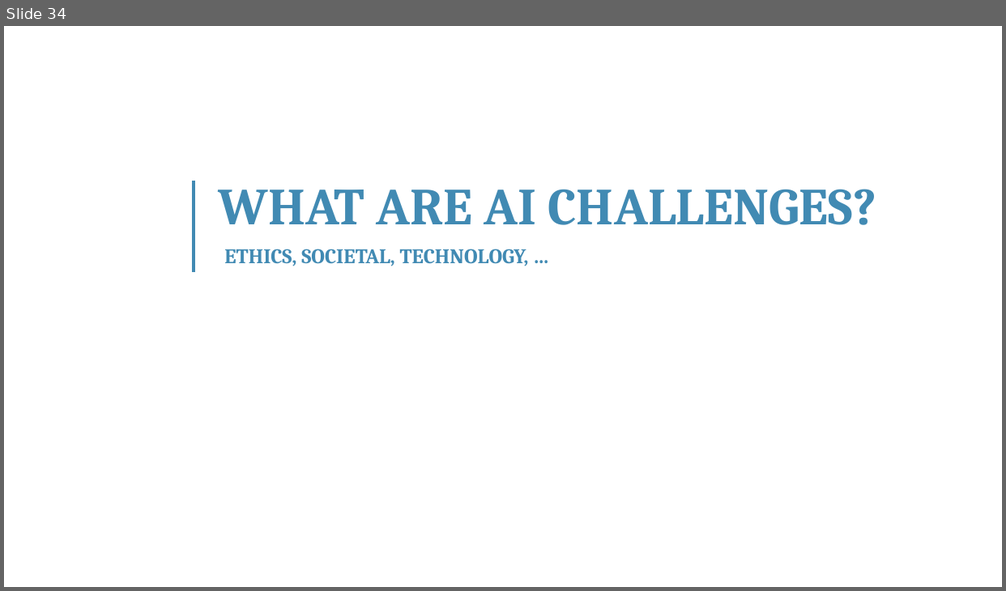
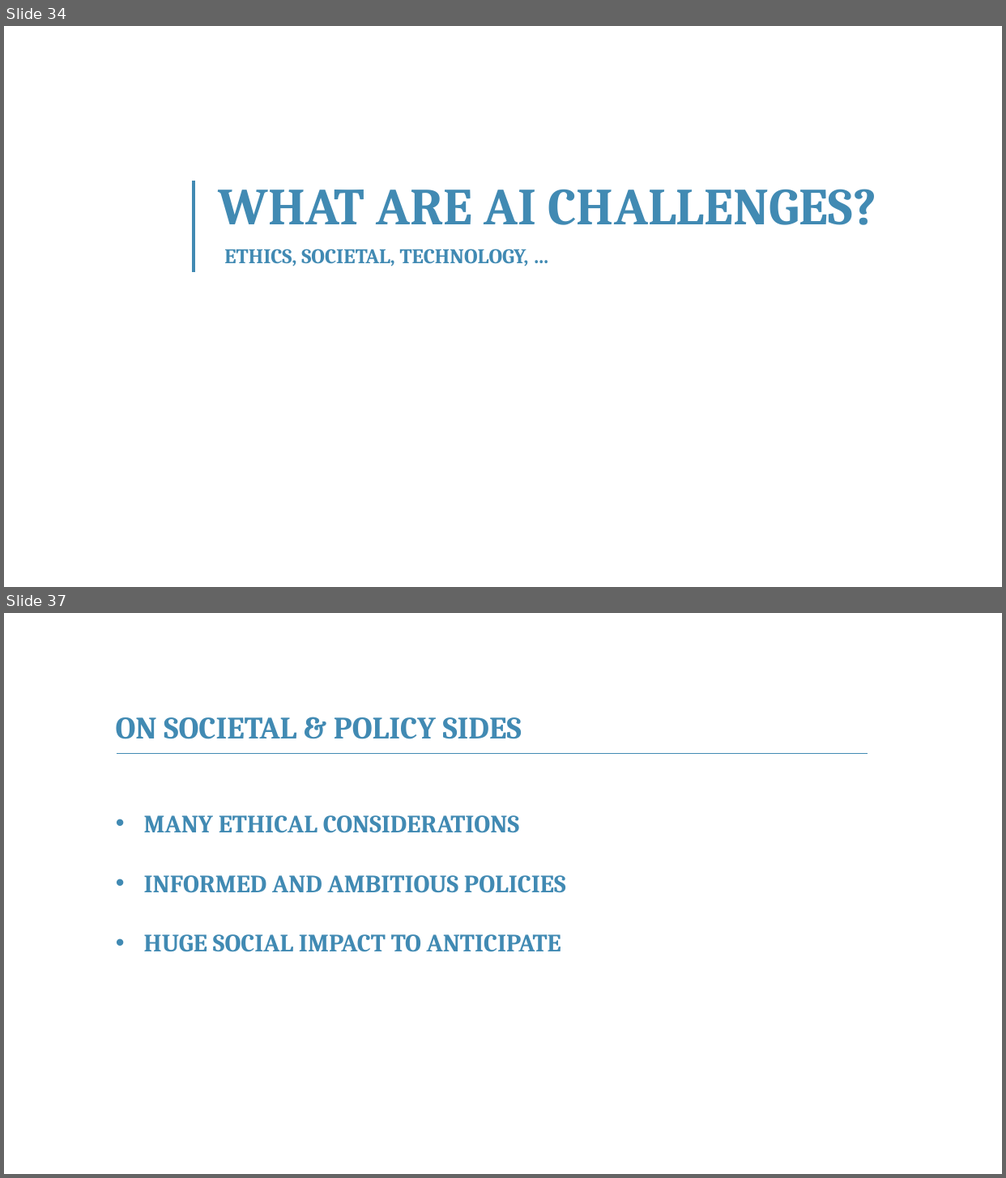
Before and after one commit to franckalbinet/itu-eaco-zanzibar-12-2018, a slide deck: presentations/session-4-intro-to-ai.pptx. Shown one above the other, each under a label of ours: slide 34 before the commit, slides 34 and 37 after it; the slides between them are not shown. The pictures are 1006x591 and 1006x1178 pixels, drawn with LibreOffice and Linux fonts; fonts in the diff are those of the drawing; background and template pictures are left out. Boxes give left, top, right and bottom in pixels: in the first picture for what was removed or moved away, otherwise in the second. Text is boxed around its words. In the diff, an @@ line names an element or a change of style, - is before the commit and + after.

```diff
--- a/presentations/session-4-intro-to-ai.pptx
+++ b/presentations/session-4-intro-to-ai.pptx
@@ slide 37 added at bbox=[4, 613, 1002, 1174], background #FFFFFF @@
@@ text added at bbox=[116, 717, 522, 739], 30 pt, text #418AB3, bold @@
+ON SOCIETAL & POLICY SIDES
@@ line added from (117, 754) to (868, 754), #418AB3 1 pt @@
@@ text added at bbox=[144, 815, 566, 952], 24 pt, text #418AB3, bold @@
+• MANY ETHICAL CONSIDERATIONS
+• INFORMED AND AMBITIOUS POLICIES
+• HUGE SOCIAL IMPACT TO ANTICIPATE
```
Also in this commit, not shown: 2 slides changed, 5 other slides added, 1 slide removed, 3 other files.
